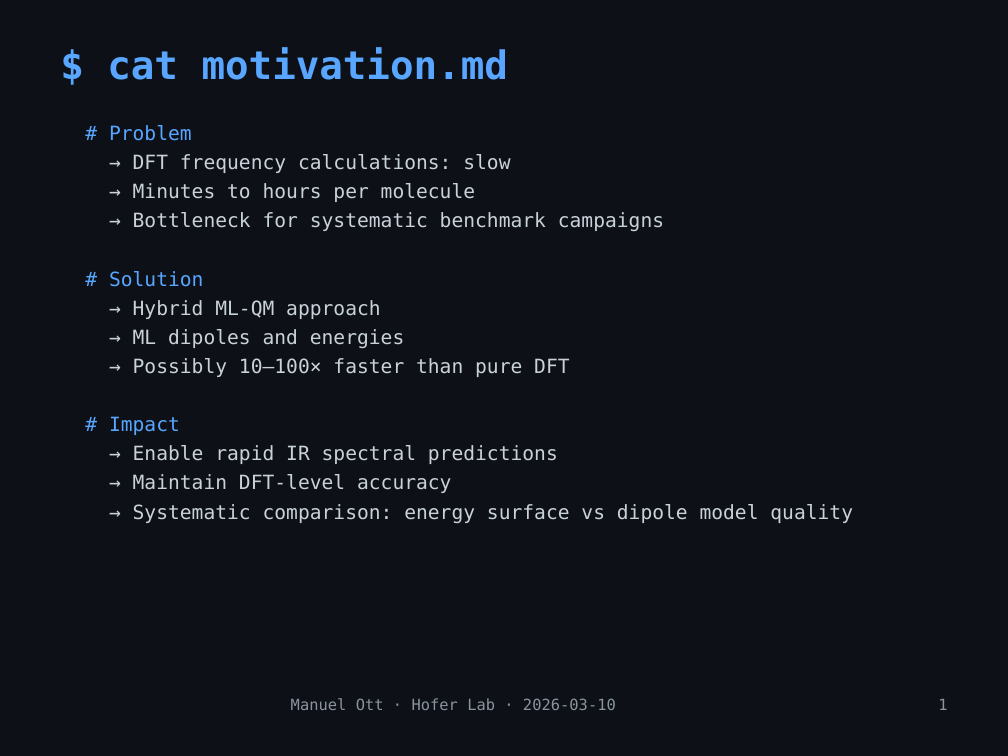
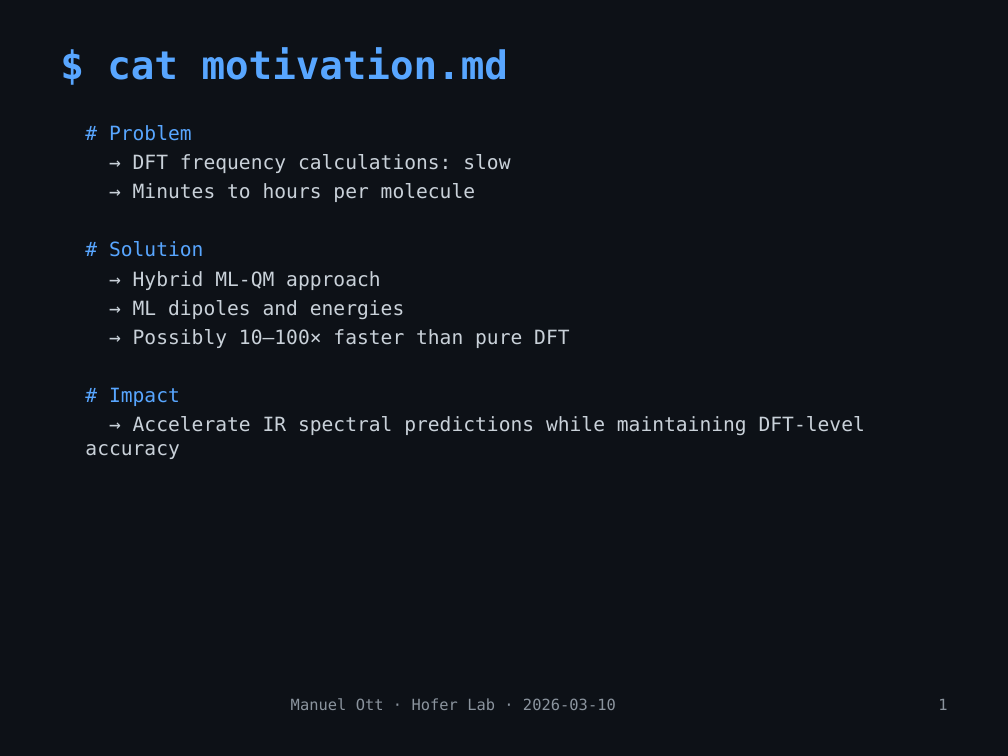
Before and after one commit to mott91/mace_gaussian_interface, a slide deck: slide 2 of presentation/presentation_v2.pptx. Drawn at 1008x756 pixels with LibreOffice and Linux fonts; fonts in the diff are those of the drawing. Boxes give left, top, right and bottom in pixels: in the first picture for what was removed or moved away, otherwise in the second. Text is boxed around its words. In the diff, an @@ line names an element or a change of style, - is before the commit and + after.

```diff
--- a/presentation/presentation_v2.pptx
+++ b/presentation/presentation_v2.pptx
@@ text at box(133, 212, 664, 231): paragraph removed @@
-→ Bottleneck for systematic benchmark campaigns
@@ text at box(85, 416, 865, 459): text changed @@
-→ Enable rapid IR spectral predictions
-→ Maintain DFT-level accuracy
-→ Systematic comparison: energy surface vs dipole model quality
+→ Accelerate IR spectral predictions while maintaining DFT-level accuracy
```
Also in this commit, not shown: 8 other slides changed, 1 other file.
